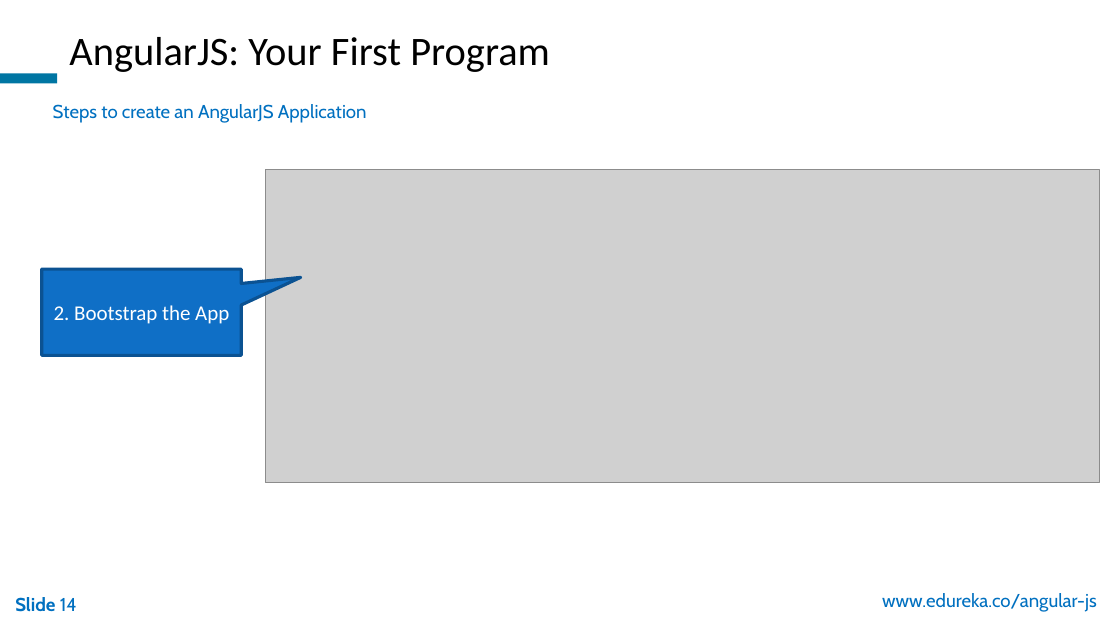
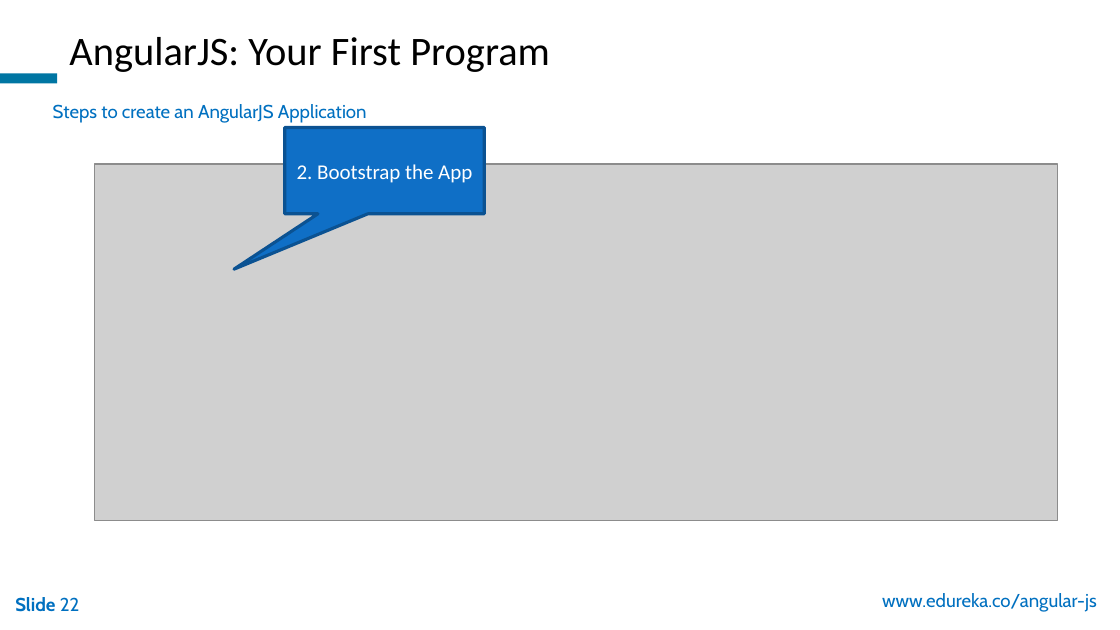
Before and after one commit to Donaldvan/devops-tools, a slide deck: slide 22 of TechBU/AngularJS/Getting Started With AngularJS/AngularJS_WP_21Oct.pptx (slide 14 before the commit). Drawn at 1120x630 pixels with LibreOffice and Linux fonts; fonts in the diff are those of the drawing; grey boxes stand for pictures; background and template pictures are left out. Boxes give left, top, right and bottom in pixels: in the first picture for what was removed or moved away, otherwise in the second. Text is boxed around its words. In the diff, an @@ line names an element or a change of style, - is before the commit and + after.

```diff
--- a/TechBU/AngularJS/Getting Started With AngularJS/AngularJS_WP_21Oct.pptx
+++ b/TechBU/AngularJS/Getting Started With AngularJS/AngularJS_WP_21Oct.pptx
@@ speech box "2. Bootstrap the App": place and size @@
-speech box "2. Bootstrap the App" at [41, 269, 241, 355]
+speech box "2. Bootstrap the App" at [284, 128, 484, 214]
@@ speech box "2. Bootstrap the App" at [284, 128, 484, 214]: proportions changed @@
@@ picture: place and size @@
-picture at [265, 170, 1100, 483]
+picture at [95, 164, 1057, 521]
@@ page number at [15, 597, 80, 612]: text changed @@
-Slide 14
+Slide 22
```
Also in this commit, not shown: 9 other slides changed, 12 slides added, 4 slides removed.
